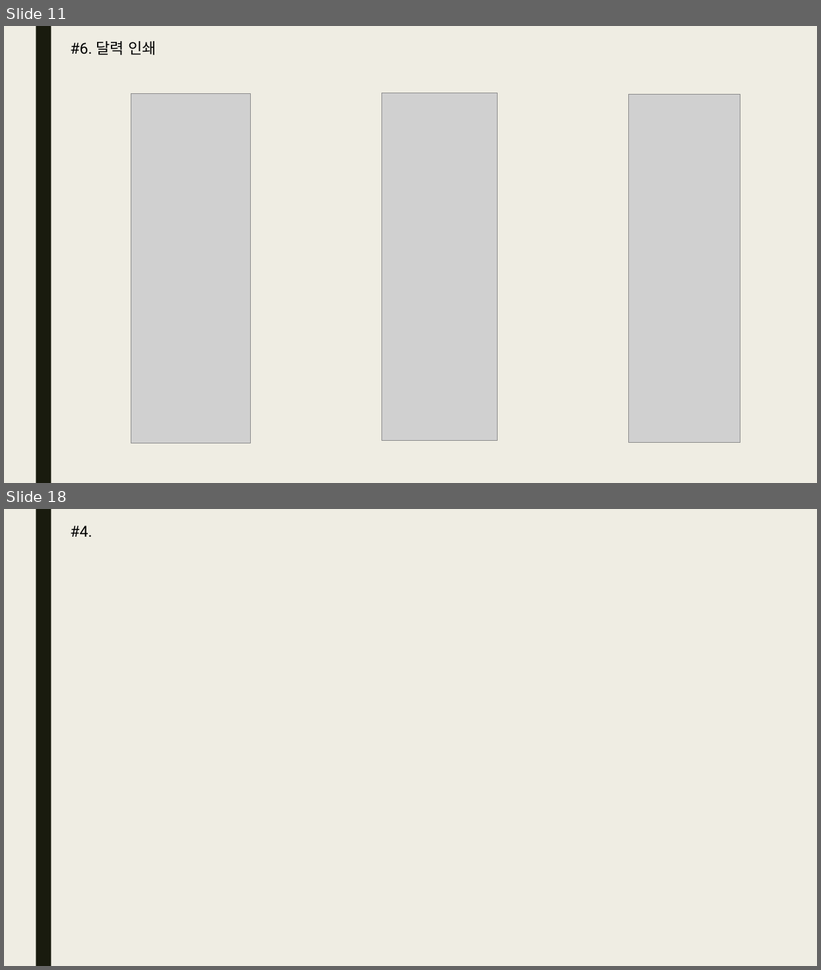
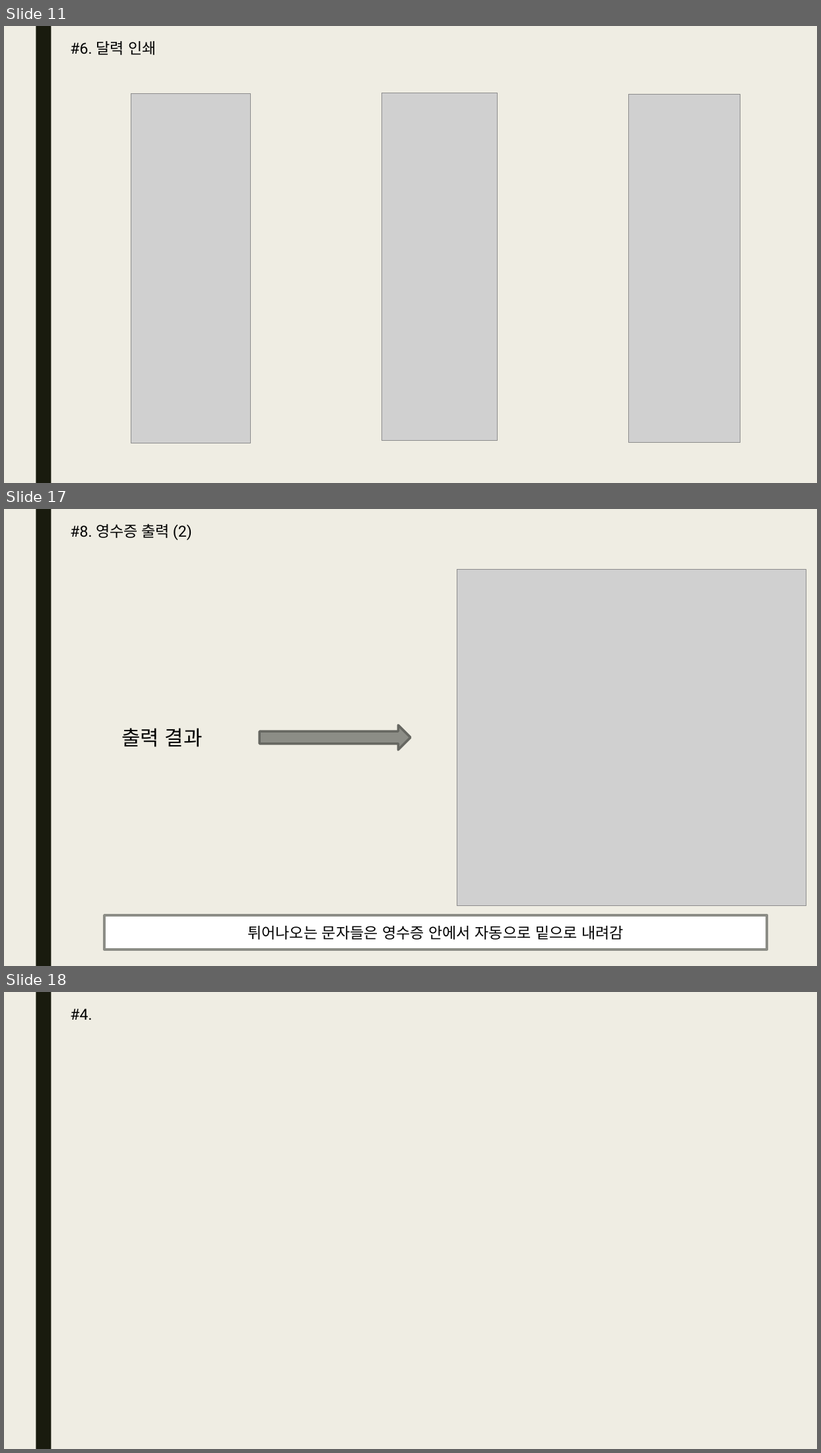
Before and after one commit to bino0130/politec-java, a slide deck: 자바 심화/자바 심화 과제/미완료 과제/20230322 자바심화 과제 남정현.pptx. Shown one above the other, each under a label of ours: slides 11 and 18 before the commit, slides 11, 17 and 18 after it; the slides between them are not shown. The pictures are 821x970 and 821x1453 pixels, drawn with LibreOffice and Linux fonts; fonts in the diff are those of the drawing; grey boxes stand for pictures. Boxes give left, top, right and bottom in pixels: in the first picture for what was removed or moved away, otherwise in the second. Text is boxed around its words. In the diff, an @@ line names an element or a change of style, - is before the commit and + after.

```diff
--- a/자바 심화/자바 심화 과제/미완료 과제/20230322 자바심화 과제 남정현.pptx
+++ b/자바 심화/자바 심화 과제/미완료 과제/20230322 자바심화 과제 남정현.pptx
@@ slide 17 added at [4,509,817,966], background #EFEDE3; not listed: 1 template element that a slide beside it also shows @@
@@ text added at [70,524,192,540], 18 pt, text #000000 @@
+#8. 영수증 출력 (2)
@@ picture added at [457,569,807,906] @@
@@ right arrow added at [259,725,411,750], fill #8C8D86, outline #666761 2.75 pt @@
@@ text added at [122,728,203,747], 24 pt, text #000000 @@
+출력 결과
@@ rectangle added at [104,916,767,950], fill #FFFFFF, outline #8C8D86 2.75 pt, 18 pt, text #000000 @@
+튀어나오는 문자들은 영수증 안에서 자동으로 밑으로 내려감
```
Also in this commit, not shown: 2 slides changed, 3 other slides added, 4 slides removed.
